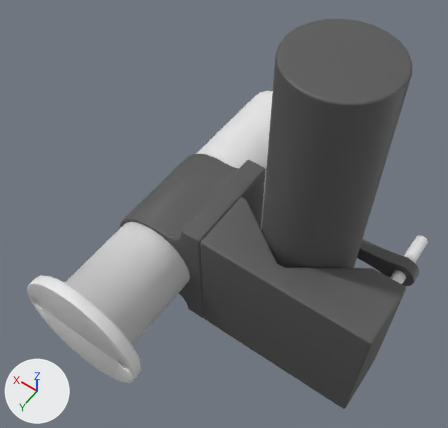
The FBX model intial-meshes/LaserMesh.fbx as it was, and as the next commit left it.
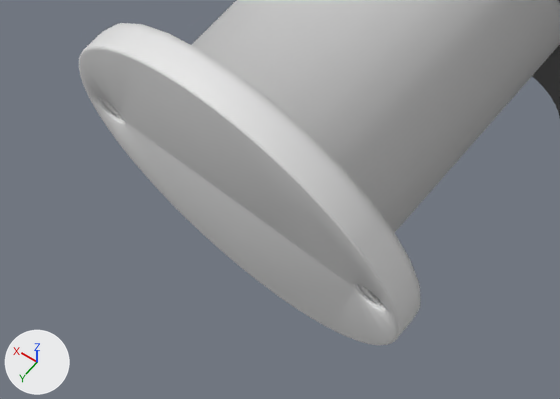
Each version is shown whole from a 50 mm lens placed at (-0.0155, 0.1136, 0.2711), pointed at (0.0798, -0.0198, 0.0616), then close up on the part from 0% to 42% of the width and 63% to 94% of the height. Every picture has the same lights, and +X, +Y and +Z are marked at lower left. Where no turn or scale is listed for an object, it has been applied to the vertices.

Script lines for the objects in view, before the commit:
```python
me_meshbody4 = bpy.data.meshes.new('MeshBody4')
me_meshbody4.from_pydata(...)  # 4027 vertices, 8054 faces; spans x 0.078..0.127, y -0.05..0.0, z 0.0..0.065
me_meshbody4.polygons.foreach_set('use_smooth', [True] * 8054)
me_meshbody4.materials.append(mat_opaque_25_25_25)  # dark grey #585858
me_meshbody5 = bpy.data.meshes.new('MeshBody5')
me_meshbody5.from_pydata(...)  # 2586 vertices, 5176 faces; spans x 0.075..0.135, y -0.11..0.05, z 0.003..0.062
me_meshbody5.polygons.foreach_set('use_smooth', [True] * 5176)
me_meshbody5.materials.append(mat_opaque_203_203_203)  # white #e7e7e7
ob_meshbody4 = bpy.data.objects.new('MeshBody4', me_meshbody4)
ob_meshbody4.location = (0.0, 0.0, 0.0)
ob_meshbody5 = bpy.data.objects.new('MeshBody5', me_meshbody5)
ob_meshbody5.location = (0.0, 0.0, 0.0)
```
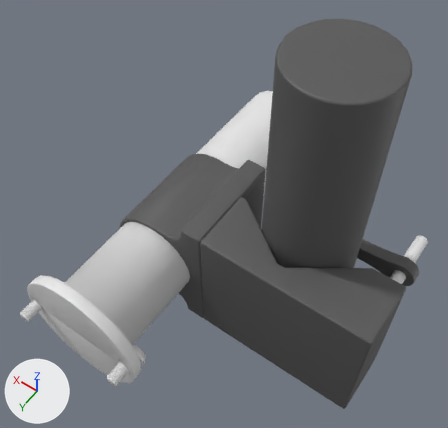
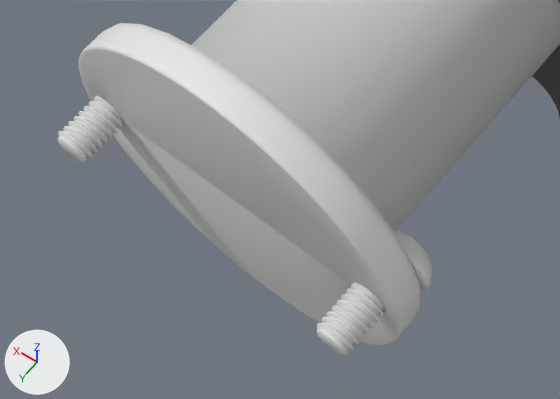
The change, as a diff of the scene's bpy script:
```diff
--- a/intial-meshes/LaserMesh.fbx.py
+++ b/intial-meshes/LaserMesh.fbx.py
@@ me_meshbody11 @@
+me_meshbody11.from_pydata(...)  # 17956 vertices, 35908 faces; spans x 0.0748..0.0852, y 0.0407..0.058, z 0.0273..0.0377
+me_meshbody11.polygons.foreach_set('use_smooth', [True] * 35908)
+me_meshbody11.materials.append(mat_opaque_203_203_203)  # white #e7e7e7
@@ me_meshbody12 @@
+me_meshbody12.from_pydata(...)  # 17956 vertices, 35908 faces; spans x 0.1248..0.1352, y 0.0407..0.058, z 0.0273..0.0377
+me_meshbody12.polygons.foreach_set('use_smooth', [True] * 35908)
+me_meshbody12.materials.append(mat_opaque_203_203_203)  # white #e7e7e7
@@ ob_meshbody11 @@
+ob_meshbody11 = bpy.data.objects.new('MeshBody11', me_meshbody11)
+ob_meshbody11.location = (0.0, 0.0, 0.0)
@@ ob_meshbody12 @@
+ob_meshbody12 = bpy.data.objects.new('MeshBody12', me_meshbody12)
+ob_meshbody12.location = (0.0, 0.0, 0.0)
```

Where the change shows, as pixel boxes [x1, y1, x2, y2] in the close-ups (560 x 399 px):
'MeshBody11', added
    after: [317, 231, 432, 355]
'MeshBody12', added
    after: [58, 96, 125, 162]
